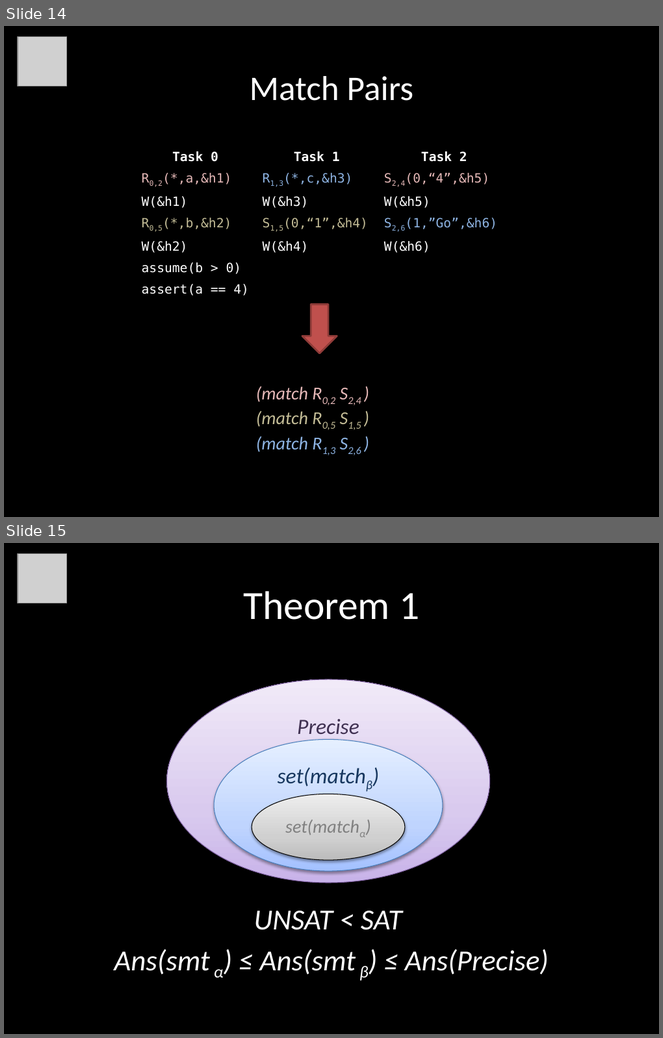
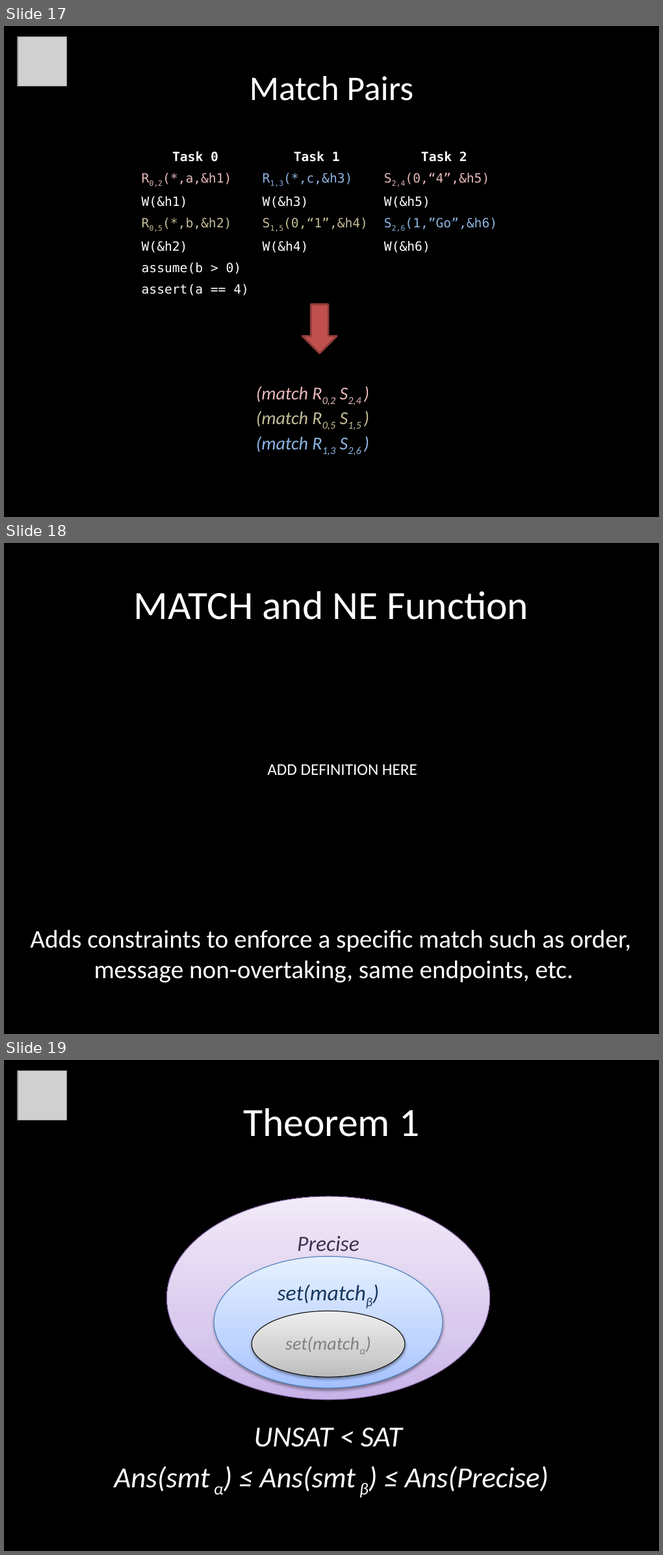
Before and after one commit to ericmercer/MP-trace-language, a slide deck: presentations/Qual_2012_YuHuang.pptx. Shown one above the other, each under a label of ours: slides 14 and 15 before the commit, slides 17, 18 and 19 after it. The pictures are 663x1038 and 663x1555 pixels, drawn with LibreOffice and Linux fonts; fonts in the diff are those of the drawing; grey boxes stand for pictures. Boxes give left, top, right and bottom in pixels: in the first picture for what was removed or moved away, otherwise in the second. Text is boxed around its words. In the diff, an @@ line names an element or a change of style, - is before the commit and + after.

```diff
--- a/presentations/Qual_2012_YuHuang.pptx
+++ b/presentations/Qual_2012_YuHuang.pptx
@@ slide 18 added at box(4, 543, 659, 1034), background #000000 @@
@@ title added at box(134, 591, 529, 620), 44 pt, text #FFFFFF @@
+MATCH and NE Function
@@ text added at box(267, 764, 417, 775), 18 pt, text #FFFFFF @@
+ADD DEFINITION HERE
@@ text added at box(30, 930, 631, 983), 28 pt, text #FFFFFF @@
+Adds constraints to enforce a specific match such as order,
+message non-overtaking, same endpoints, etc.
@@ what was slide 14 is now slide 17 @@
@@ what was slide 15 is now slide 19 @@
```
Also in this commit, not shown: 4 slides changed, 3 other slides added, 1 slide removed.
